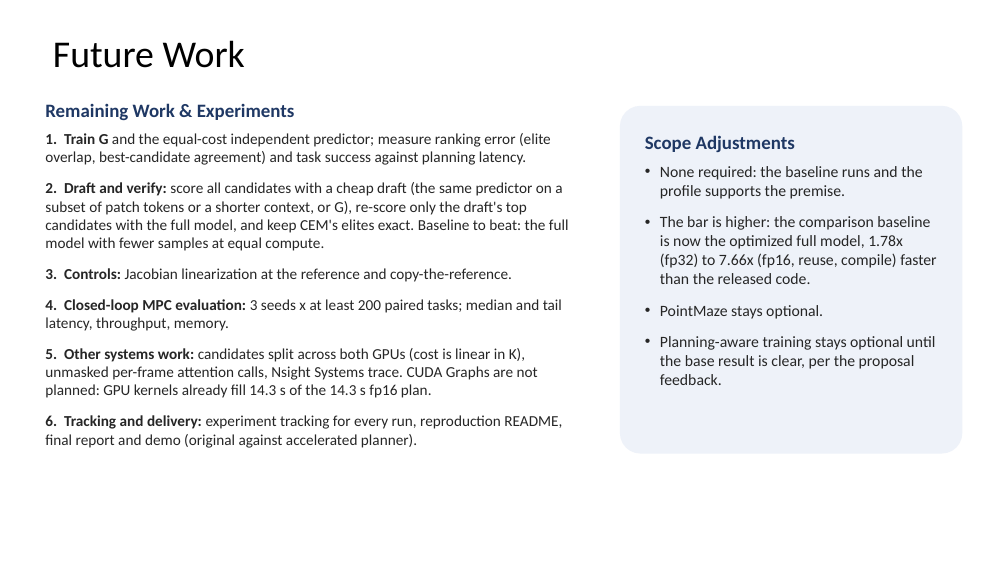
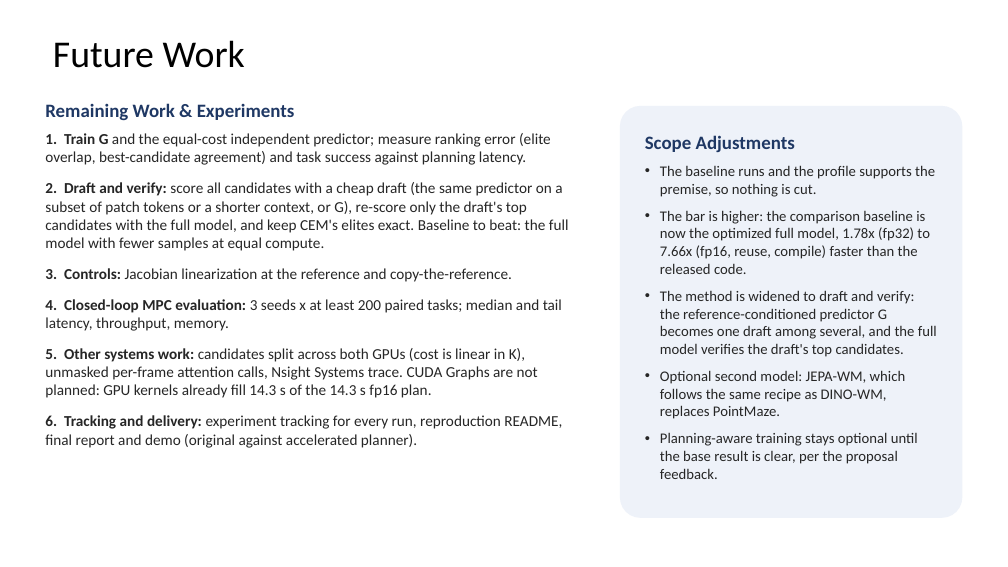
Before and after one commit to WT-MM/hpml-wm-planning, a slide deck: slide 9 of docs/HPML_Midpoint_Report_Team28.pptx. Drawn at 1008x567 pixels with LibreOffice and Linux fonts; fonts in the diff are those of the drawing. Boxes give left, top, right and bottom in pixels: in the first picture for what was removed or moved away, otherwise in the second. Text is boxed around its words. In the diff, an @@ line names an element or a change of style, - is before the commit and + after.

```diff
--- a/docs/HPML_Midpoint_Report_Team28.pptx
+++ b/docs/HPML_Midpoint_Report_Team28.pptx
@@ rounded rectangle "Scope Adjustments": place and size @@
-rounded rectangle "Scope Adjustments" at box(620, 106, 963, 454)
+rounded rectangle "Scope Adjustments" at box(620, 106, 963, 518)
@@ text in rounded rectangle at box(660, 165, 935, 197): text changed; size 15 to 14 pt @@
-• None required: the baseline runs and the profile supports the premise.
+• The baseline runs and the profile supports the premise, so nothing is cut.
@@ text in rounded rectangle at box(660, 210, 930, 479): size 15 to 14 pt in "The bar is higher: the comparison baseline ...", "Planning-aware training stays optional until the base ..."; less space between paragraphs @@
@@ text in rounded rectangle at box(660, 290, 937, 419): text changed; size 15 to 14 pt @@
-• PointMaze stays optional.
+• The method is widened to draft and verify: the reference-conditioned predictor G becomes one draft among several, and the full model verifies the draft's top candidates.
+• Optional second model: JEPA-WM, which follows the same recipe as DINO-WM, replaces PointMaze.
```
Also in this commit, not shown: 5 other slides changed, 14 other files.
